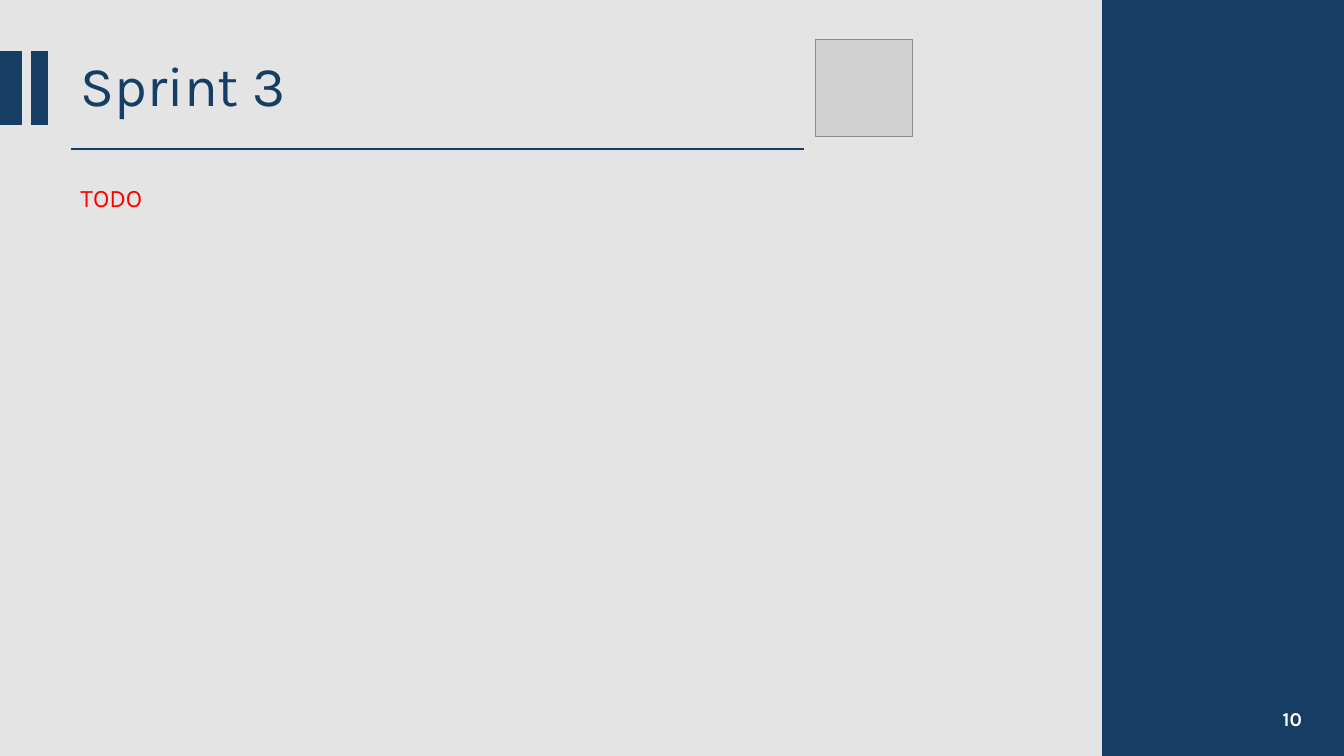
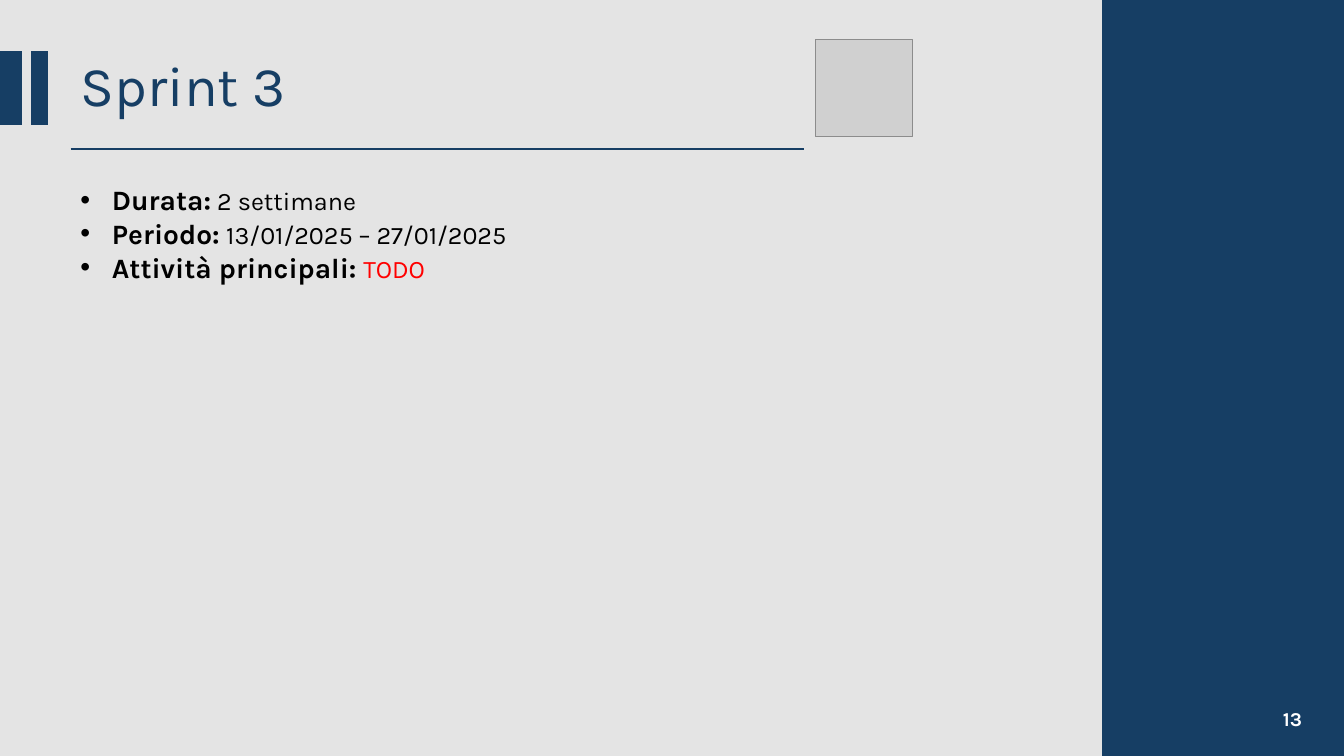
Before and after one commit to CSW-Teams/MS3-docs, a slide deck: slide 13 of ShiftsHappen/Sprint 5/CSW Sprint 5.pptm (slide 10 before the commit). Drawn at 1344x756 pixels with LibreOffice and Linux fonts; fonts in the diff are those of the drawing; grey boxes stand for pictures. Boxes give left, top, right and bottom in pixels: in the first picture for what was removed or moved away, otherwise in the second. Text is boxed around its words. In the diff, an @@ line names an element or a change of style, - is before the commit and + after.

Commit message:
Added slides for Sprint 0

```diff
--- a/ShiftsHappen/Sprint 5/CSW Sprint 5.pptm
+++ b/ShiftsHappen/Sprint 5/CSW Sprint 5.pptm
@@ text removed at box(80, 191, 142, 208) @@
-TODO
@@ text added at box(112, 191, 507, 285), 18 pt, text #000000 @@
+• Durata: 2 settimane
+• Periodo: 13/01/2025 – 27/01/2025
+• Attività principali: TODO
@@ page number at box(1283, 713, 1302, 727): text changed @@
-10
+13
```
Also in this commit, not shown: 7 other slides changed, 3 slides added.
